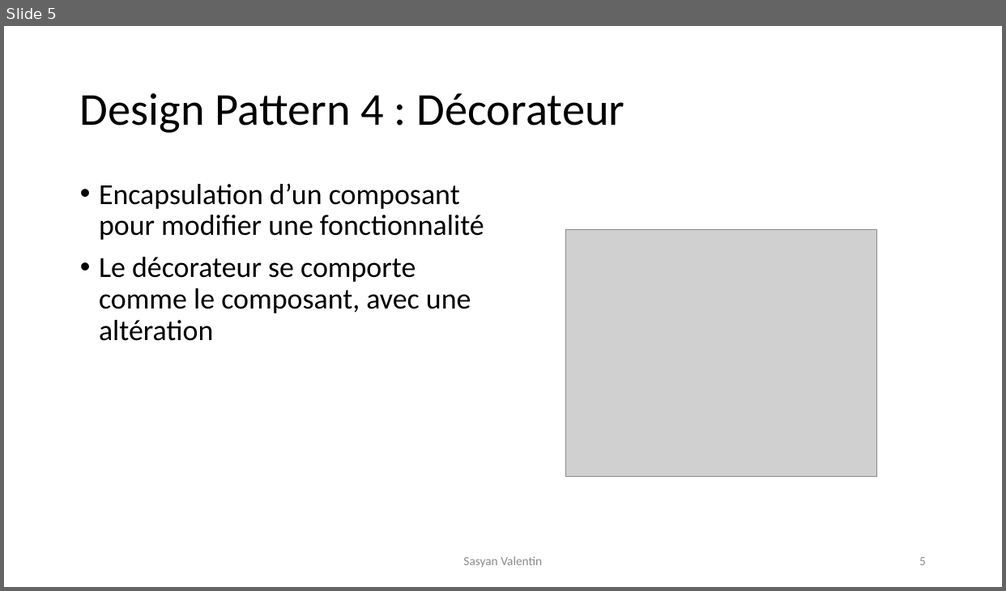
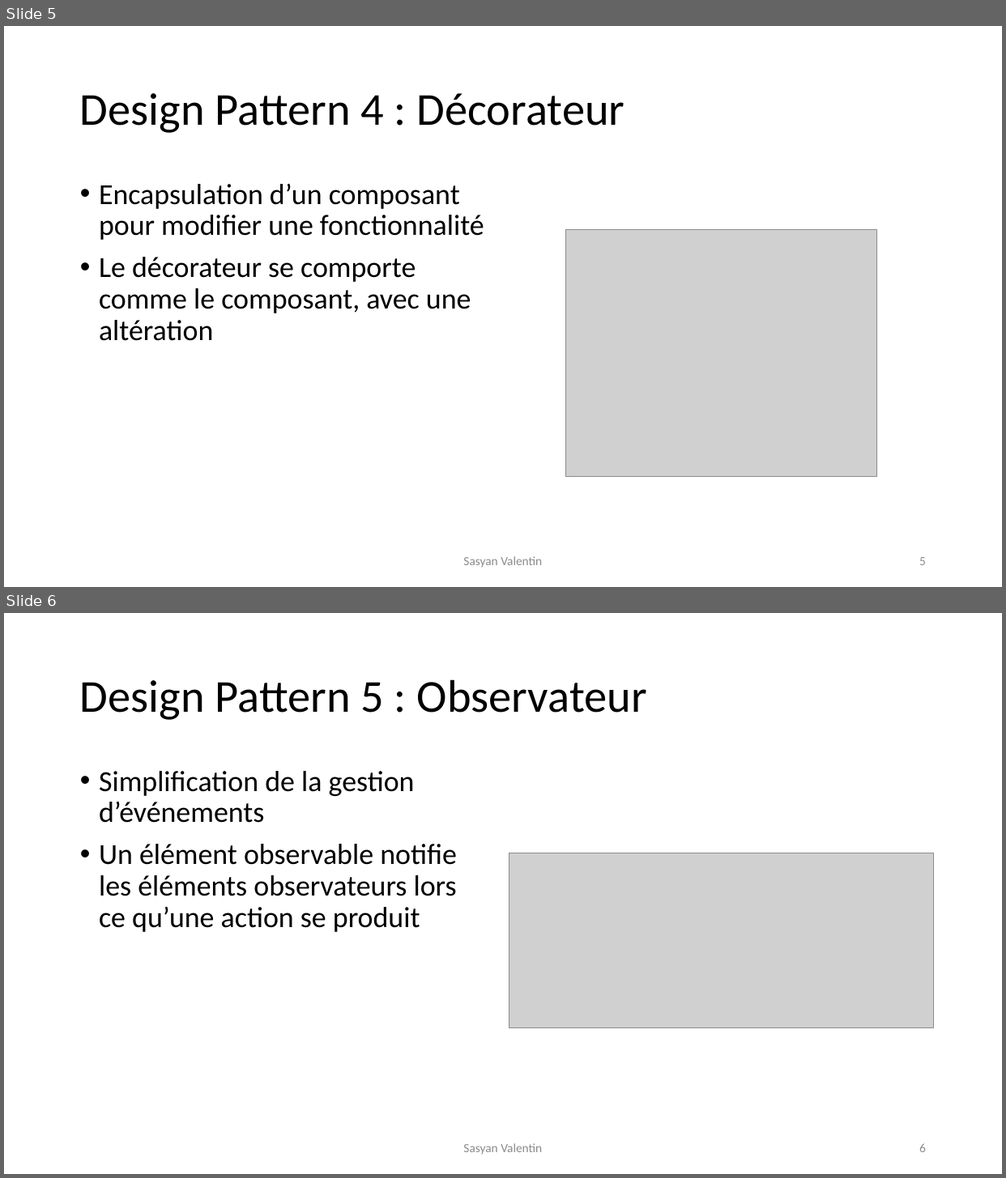
Before and after one commit to VSasyan/AndroidENSG, a slide deck: 0_ressources/design_patterns.pptx. Shown one above the other, each under a label of ours: slide 5 before the commit, slides 5 and 6 after it. The pictures are 1006x591 and 1006x1178 pixels, drawn with LibreOffice and Linux fonts; fonts in the diff are those of the drawing; grey boxes stand for pictures. Boxes give left, top, right and bottom in pixels: in the first picture for what was removed or moved away, otherwise in the second. Text is boxed around its words. In the diff, an @@ line names an element or a change of style, - is before the commit and + after.

Commit message:
ajout résumé design pattern

```diff
--- a/0_ressources/design_patterns.pptx
+++ b/0_ressources/design_patterns.pptx
@@ slide 6 added at [4, 613, 1002, 1174], background #FFFFFF @@
@@ title added at [80, 679, 647, 720], 44 pt, text #000000 @@
+Design Pattern 5 : Observateur
@@ text added at [99, 771, 457, 932], 28 pt, text #000000 @@
+• Simplification de la gestion d’événements
+• Un élément observable notifie les éléments observateurs lors ce qu’une action se produit
@@ picture added at [509, 853, 934, 1028] @@
@@ text added at [463, 1144, 542, 1155], 12 pt, text #8C8C8C @@
+Sasyan Valentin
@@ page number added at [919, 1144, 926, 1152], 12 pt, text #8C8C8C @@
+6
```
Also in this commit, not shown: 2 other files.
